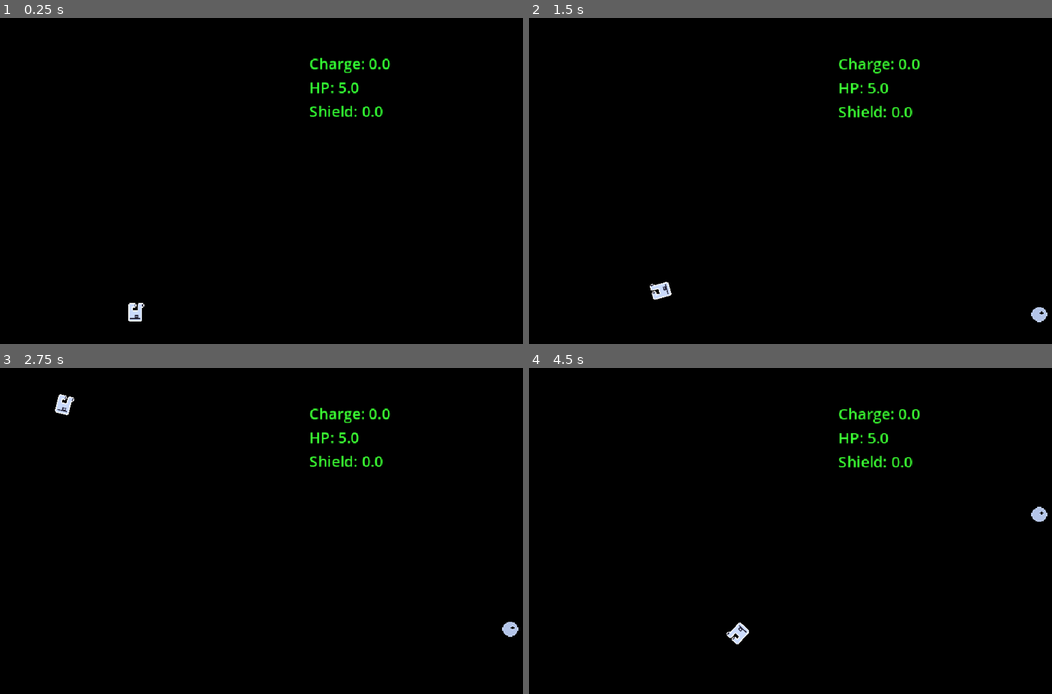
Above: before the commit, frames 1-4 (two rows, left to right).
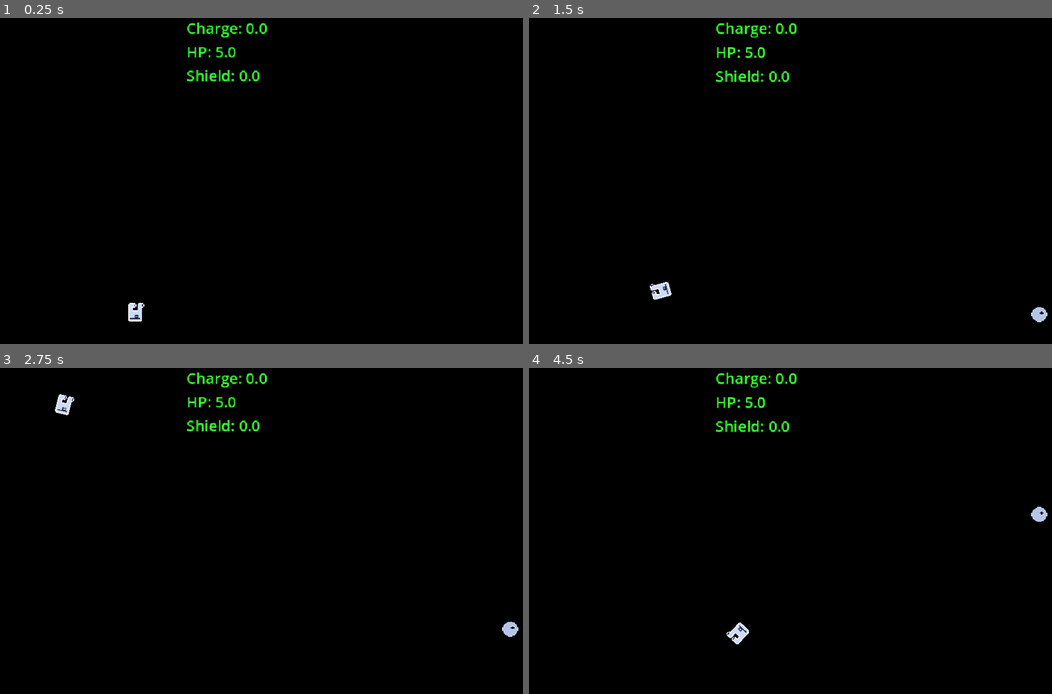
Above: after the commit, the same moments.

Repository: Yu-xo/PowerUP
Game: Godot game, scene res://Scenes/Run.tscn
Two runs of this game, one before a commit and one after it. Both use one fixed random seed, a clock stepped at 60 frames per second and the inputs below.
Inputs (mouse positions are in pixels of both pictures, inside the frame that each line leads up to):
- Up to frame 1 (0.25 s): no input
- Up to frame 2 (1.5 s): move the mouse to (889, 167) at 0.52 s; hold Right mouse button (aim_mode) 0.53-1.28 s; tap Enter at 1.25 s; move the mouse to (633, 203) at 1.27 s; click (633, 203) at 1.35 s
- Up to frame 3 (2.75 s): move the mouse to (287, 462) at 2.02 s; hold Right mouse button (aim_mode) from 2.03 s (still down)
- Up to frame 4 (4.5 s): move the mouse to (727, 602) at 2.77 s; release Right mouse button (aim_mode) at 2.78 s; click (727, 602) at 2.85 s; move the mouse to (936, 586) at 3.52 s; hold Right mouse button (aim_mode) 3.53-4.28 s; move the mouse to (576, 485) at 4.27 s; click (576, 485) at 4.35 s

The runs differ from the first frame. In frame 1, 1.3% of the frame differs, in the area x 35-75%, y 1-31%; in frame 2, 1.4%; in frame 3, 1.3%; in frame 4, 1.4%.

Commit message:
i don't remember but it's related to resolution

Diff:
--- a/Scenes/Character/Player.tscn
+++ b/Scenes/Character/Player.tscn
@@ -14,10 +14,13 @@
 [node name="CanvasLayer" type="CanvasLayer" parent="."]
 
 [node name="Debug" type="Label" parent="CanvasLayer"]
-offset_left = 408.0
-offset_top = 38.0
-offset_right = 448.0
-offset_bottom = 61.0
+anchors_preset = 5
+anchor_left = 0.5
+anchor_right = 0.5
+offset_left = -20.0
+offset_right = 20.0
+offset_bottom = 23.0
+grow_horizontal = 2
 
 [node name="Sprite2D" type="Sprite2D" parent="."]
 texture = ExtResource("2_at620")
--- a/Scenes/Run.tscn
+++ b/Scenes/Run.tscn
@@ -7,9 +7,9 @@
 [sub_resource type="WorldBoundaryShape2D" id="WorldBoundaryShape2D_wyxvx"]
 
 [sub_resource type="NavigationPolygon" id="NavigationPolygon_wyxvx"]
-vertices = PackedVector2Array(1306.3828, 713.0469, -45.109375, 719.9375, -53.882813, -66.25, 1257.5938, -99.75)
+vertices = PackedVector2Array(636.188, 1.85938, 643.781, 374.867, -8, 367.109, -8, -6.85938)
 polygons = Array[PackedInt32Array]([PackedInt32Array(0, 1, 2, 3)])
-outlines = Array[PackedVector2Array]([PackedVector2Array(-64, -76, -55, 730, 1317, 723, 1267, -110)])
+outlines = Array[PackedVector2Array]([PackedVector2Array(-18, -17, -18, 377, 654, 385, 646, -8)])
 
 [node name="Node2D" type="Node2D"]
 
--- a/Scenes/UI/Upgrades/Upgrades.tscn
+++ b/Scenes/UI/Upgrades/Upgrades.tscn
@@ -15,11 +15,18 @@
 script = ExtResource("1_w6fpb")
 
 [node name="VBoxContainer" type="VBoxContainer" parent="UpgradePanel"]
-layout_mode = 0
-offset_left = 584.0
-offset_top = 249.0
-offset_right = 656.0
-offset_bottom = 377.0
+layout_mode = 1
+anchors_preset = 8
+anchor_left = 0.5
+anchor_top = 0.5
+anchor_right = 0.5
+anchor_bottom = 0.5
+offset_left = -36.0
+offset_top = -66.0
+offset_right = 36.0
+offset_bottom = 66.0
+grow_horizontal = 2
+grow_vertical = 2
 
 [node name="Panel" type="Panel" parent="UpgradePanel/VBoxContainer"]
 layout_mode = 2
Not shown, changed: Assets/Hana Caraka - Base Character [sample]/Player/Player.png.import
Not shown, changed: Assets/Hana Caraka - Base Character [sample]/Player/explode.png.import
Not shown, changed: Assets/Hana Caraka - Base Character [sample]/Player/mob.png.import
Binary file added: Assets/sheepy.png
Not shown, added: Assets/sheepy.png.import
